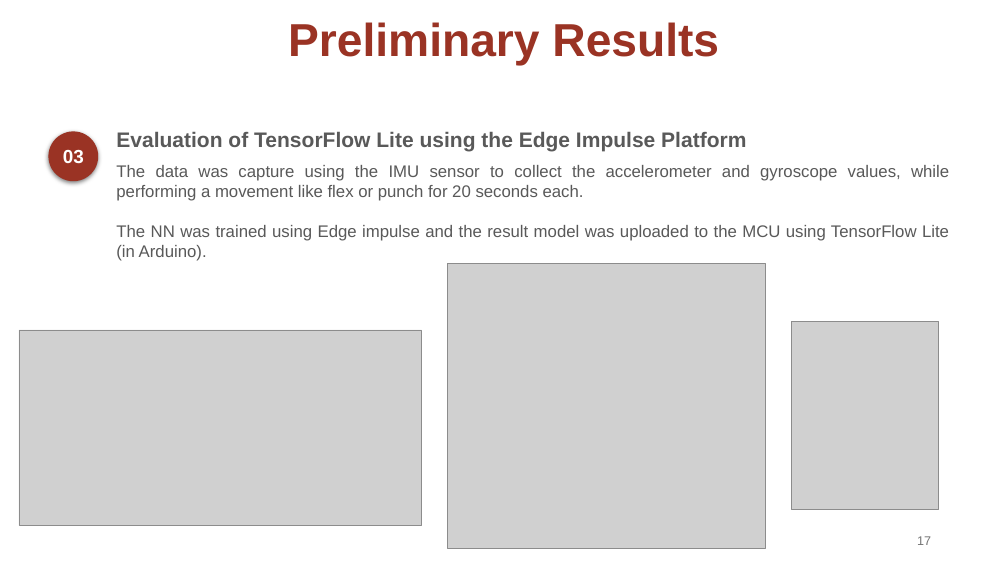
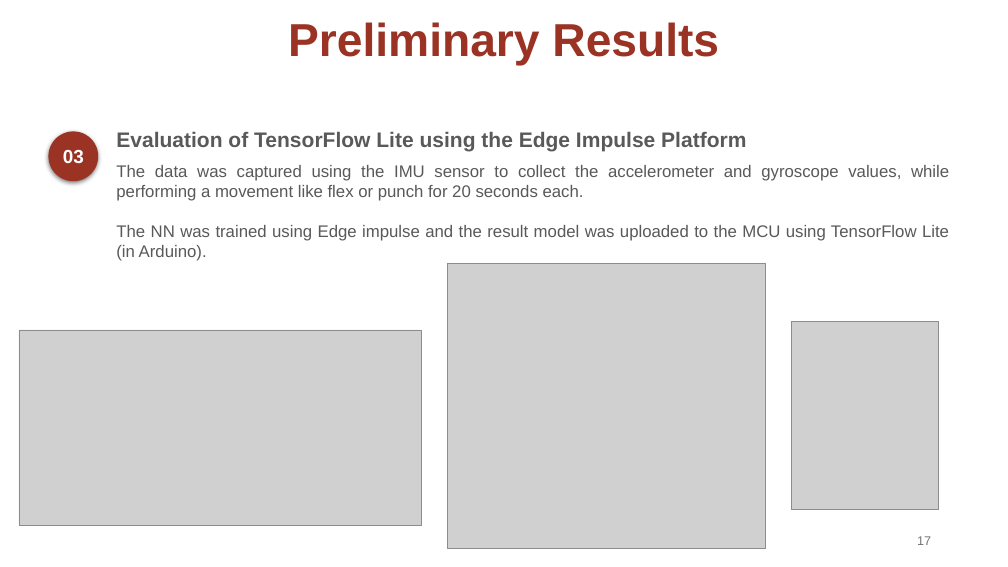
Before and after one commit to osduarte/TESE-MEIC-2324, a slide deck: slide 17 of Relatório intermédio/Apresentação intermédia da TESE_final.pptx. Drawn at 1008x567 pixels with LibreOffice and Linux fonts; fonts in the diff are those of the drawing; grey boxes stand for pictures. Boxes give left, top, right and bottom in pixels: in the first picture for what was removed or moved away, otherwise in the second. Text is boxed around its words. In the diff, an @@ line names an element or a change of style, - is before the commit and + after.

```diff
--- a/Relatório intermédio/Apresentação intermédia da TESE_final.pptx
+++ b/Relatório intermédio/Apresentação intermédia da TESE_final.pptx
@@ text at [116,165,949,201]: text changed @@
-The data was capture using the IMU sensor to collect the accelerometer and gyroscope values, while performing a movement like flex or punch for 20 seconds each.
+The data was captured using the IMU sensor to collect the accelerometer and gyroscope values, while performing a movement like flex or punch for 20 seconds each.
```
Also in this commit, not shown: 6 other slides changed, 1 other file.
